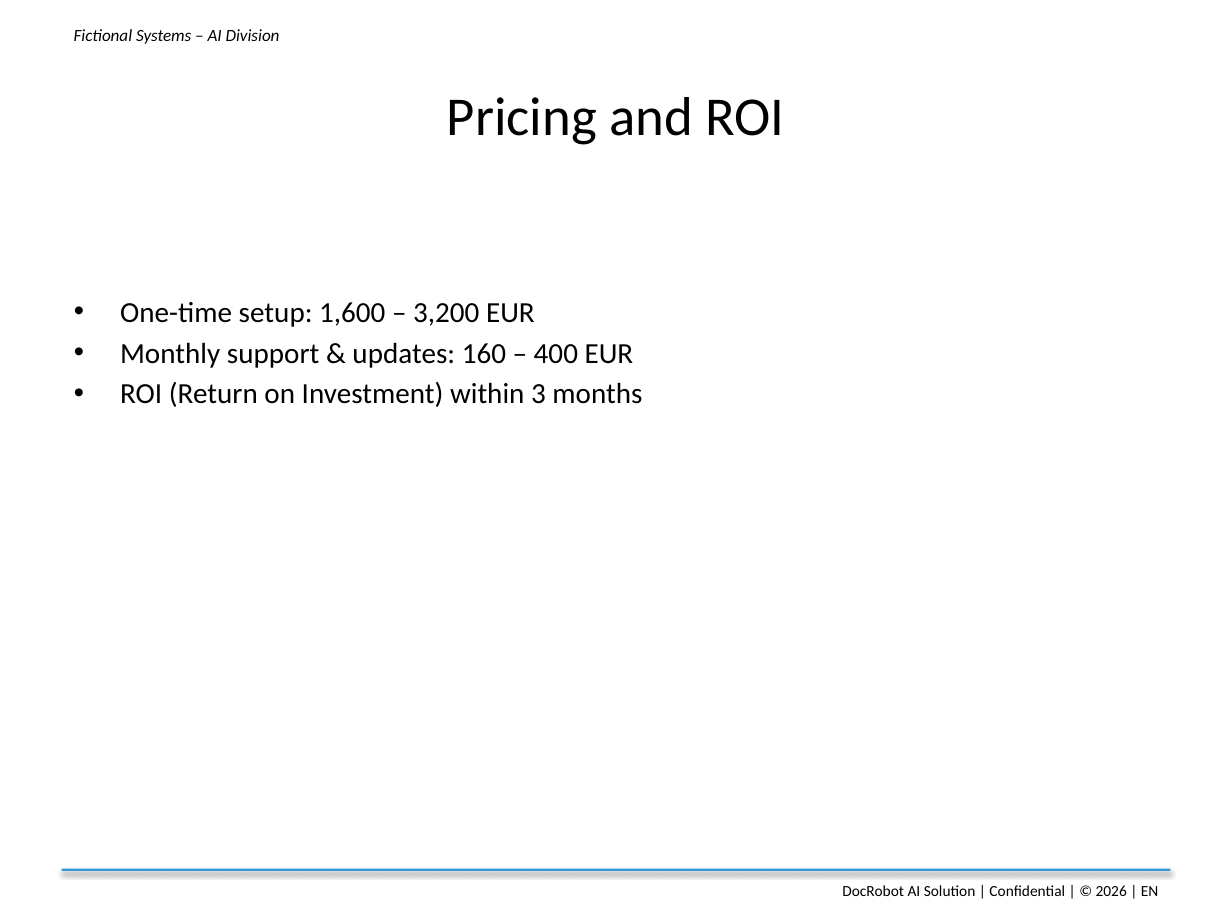
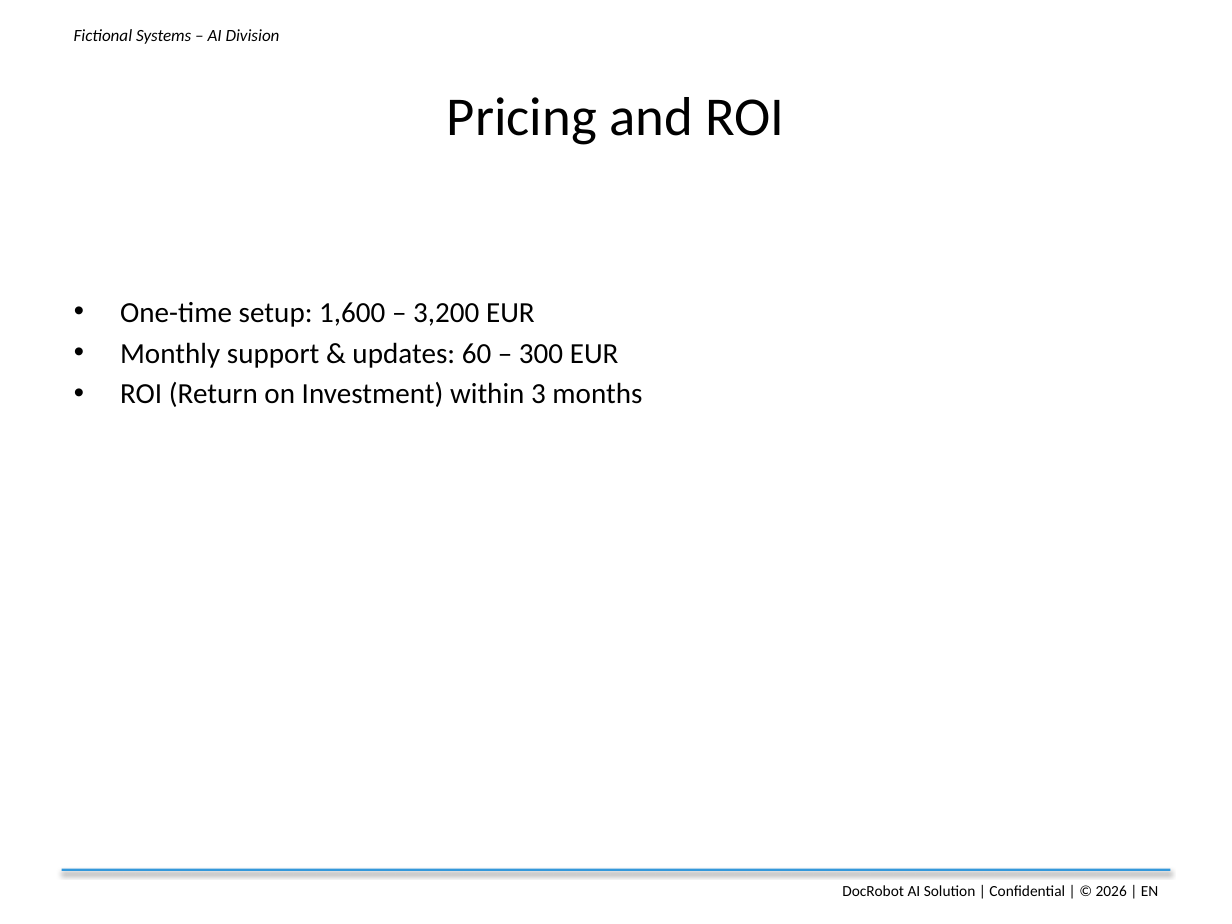
Before and after one commit to hrivnak/fictionalsystems, a slide deck: slide 8 of docs/DocRobot_Presentation_EN.pptx. Drawn at 1232x924 pixels with LibreOffice and Linux fonts; fonts in the diff are those of the drawing. Boxes give left, top, right and bottom in pixels: in the first picture for what was removed or moved away, otherwise in the second. Text is boxed around its words. In the diff, an @@ line names an element or a change of style, - is before the commit and + after.

Commit message:
In the docs added the support fee

```diff
--- a/docs/DocRobot_Presentation_EN.pptx
+++ b/docs/DocRobot_Presentation_EN.pptx
@@ text at (120, 342, 619, 368): text changed @@
-• Monthly support & updates: 160 – 400 EUR
+• Monthly support & updates: 60 – 300 EUR
```
Also in this commit, not shown: 4 other files.
